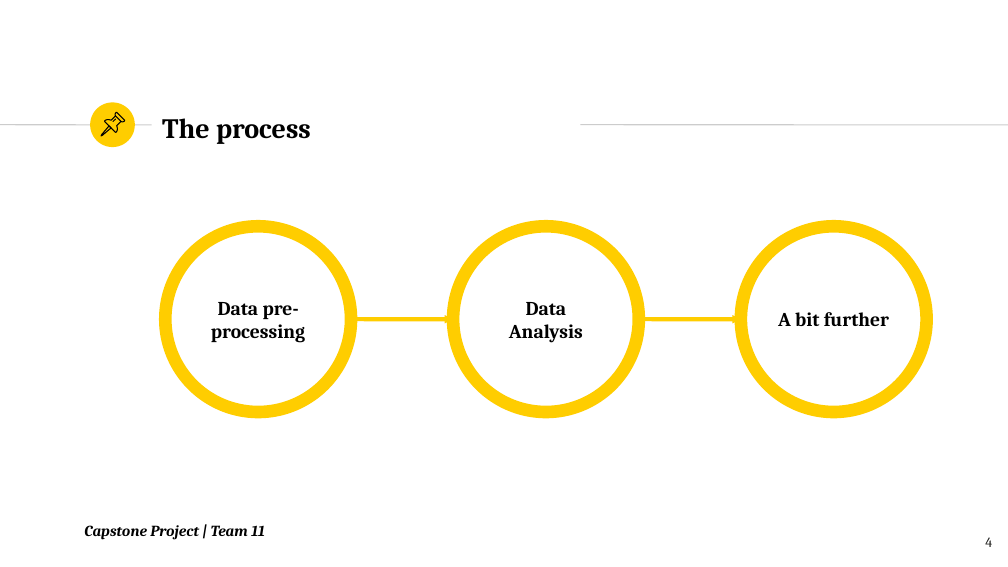
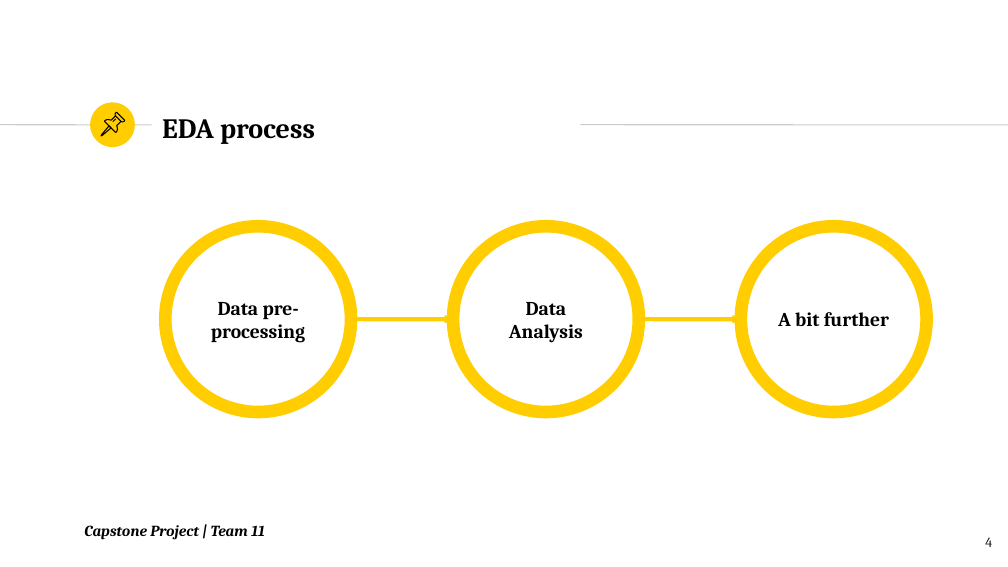
Before and after one commit to DanielaNy/Pyladies_Amsterdam_Capstone_Project, a slide deck: slide 4 of Team_11_Capstone_PyladiesAms_v.3.pptx. Drawn at 1008x567 pixels with LibreOffice and Linux fonts; fonts in the diff are those of the drawing. Boxes give left, top, right and bottom in pixels: in the first picture for what was removed or moved away, otherwise in the second. Text is boxed around its words. In the diff, an @@ line names an element or a change of style, - is before the commit and + after.

```diff
--- a/Team_11_Capstone_PyladiesAms_v.3.pptx
+++ b/Team_11_Capstone_PyladiesAms_v.3.pptx
@@ text at (162,119,315,144): text changed @@
-The process
+EDA process
```
Also in this commit, not shown: 10 other slides changed.
